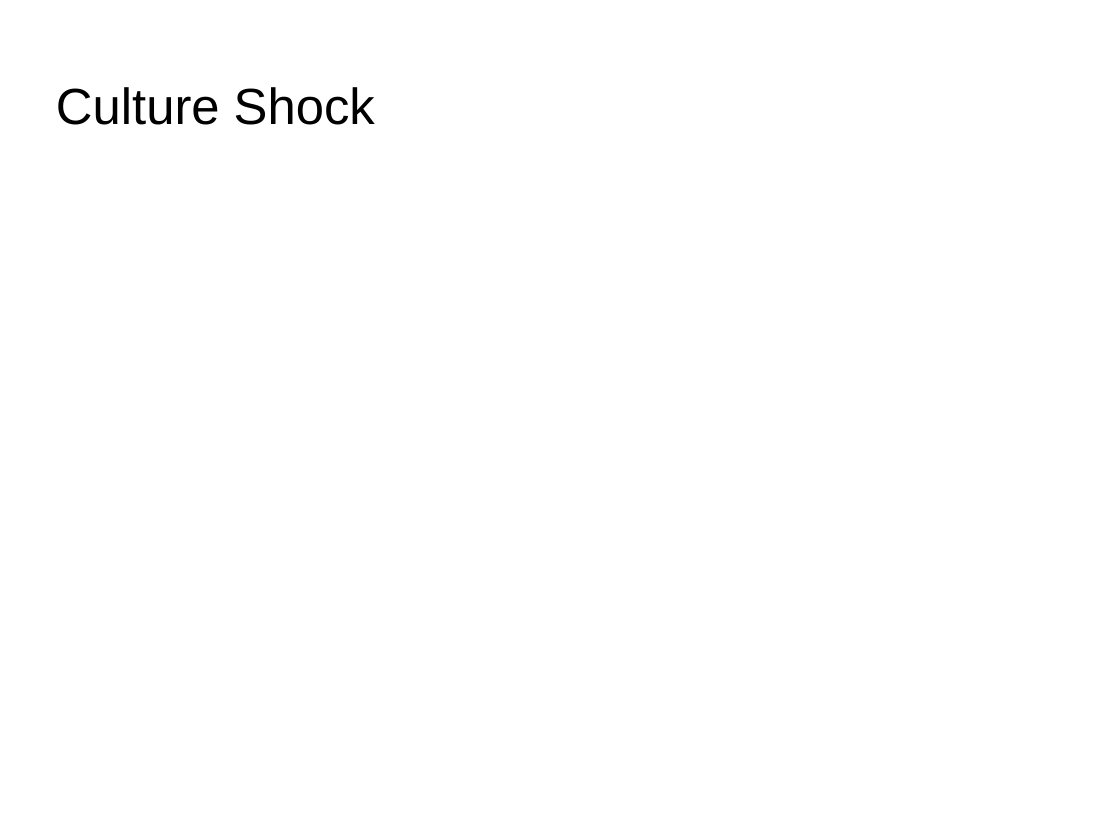
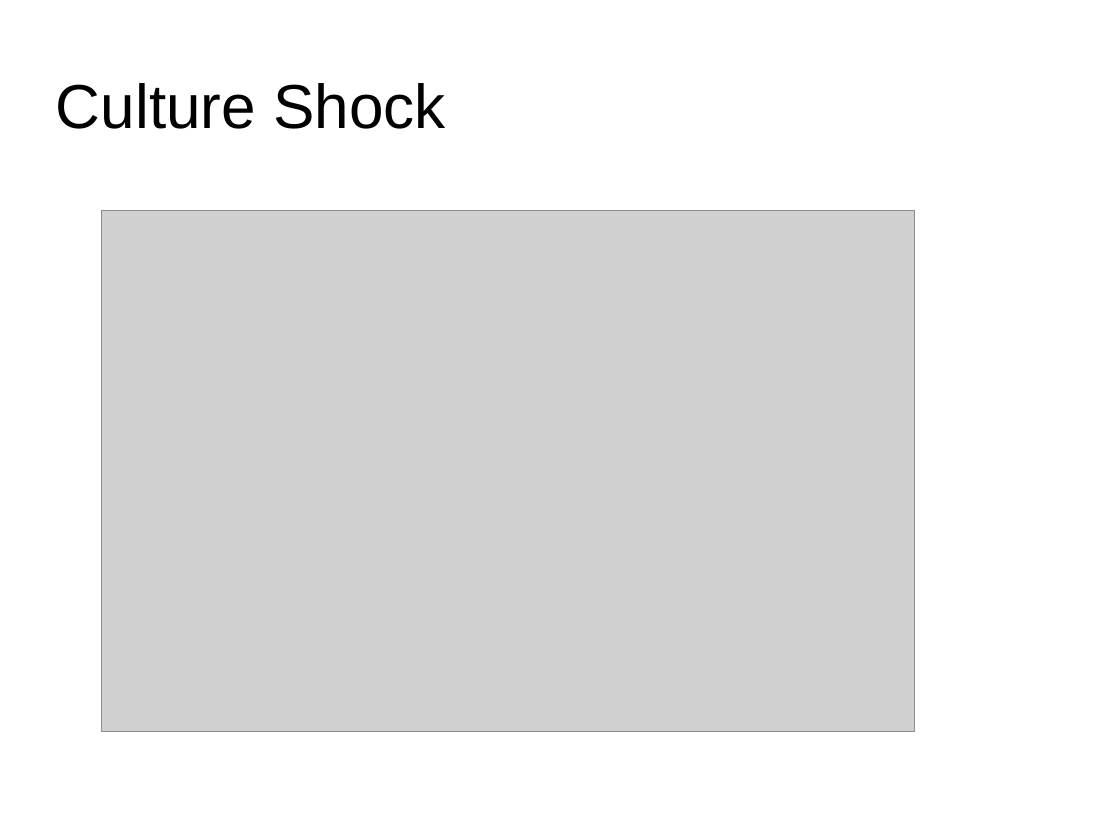
Before and after one commit to daFischer/culture-shock, a slide deck: slide 1 of presentation.odp. Drawn at 1120x840 pixels with LibreOffice and Linux fonts; fonts in the diff are those of the drawing; grey boxes stand for pictures; background and template pictures are left out. Boxes give left, top, right and bottom in pixels: in the first picture for what was removed or moved away, otherwise in the second. Text is boxed around its words. In the diff, an @@ line names an element or a change of style, - is before the commit and + after.

```diff
--- a/presentation.odp
+++ b/presentation.odp
@@ title "Culture Shock" at [56,83,446,129]: size 36 to 44 pt @@
@@ picture added at [102,211,915,732] @@
```
Also in this commit, not shown: 2 other slides changed, 3 slides added, 2 slides removed, 1 other file.
